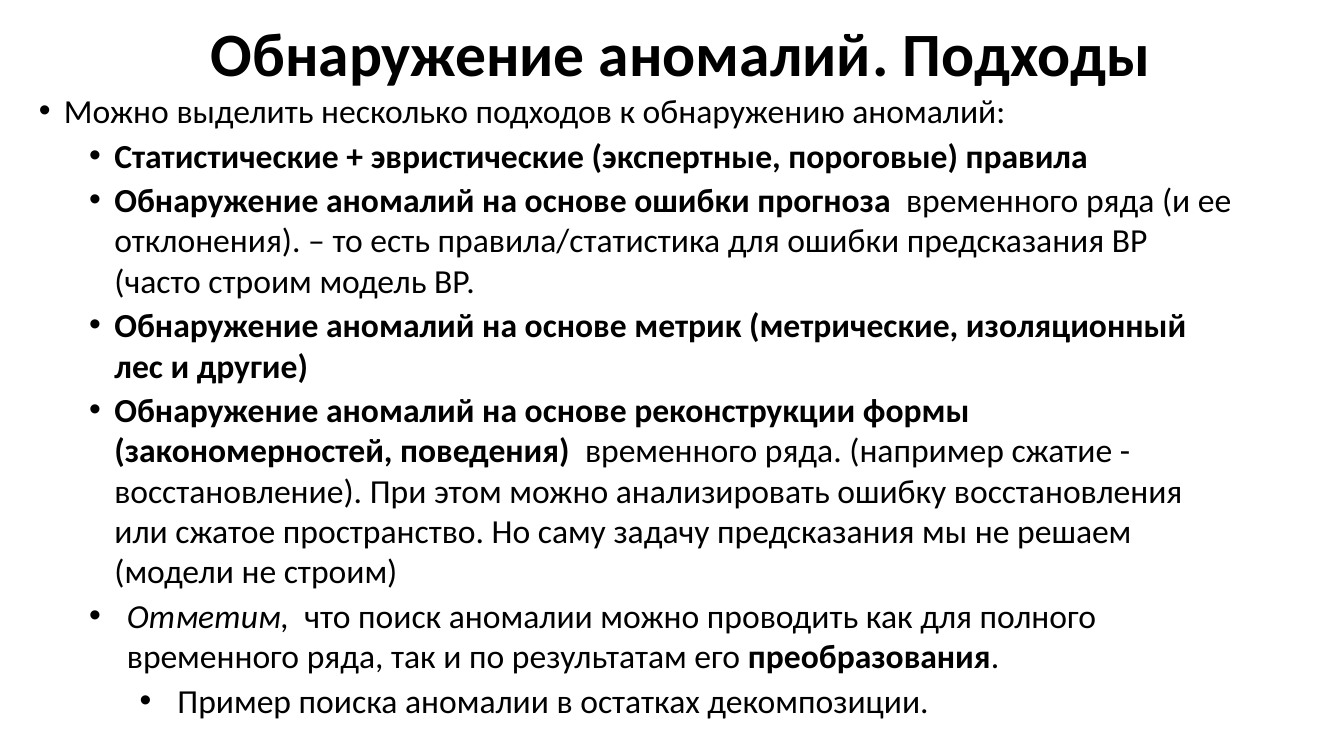
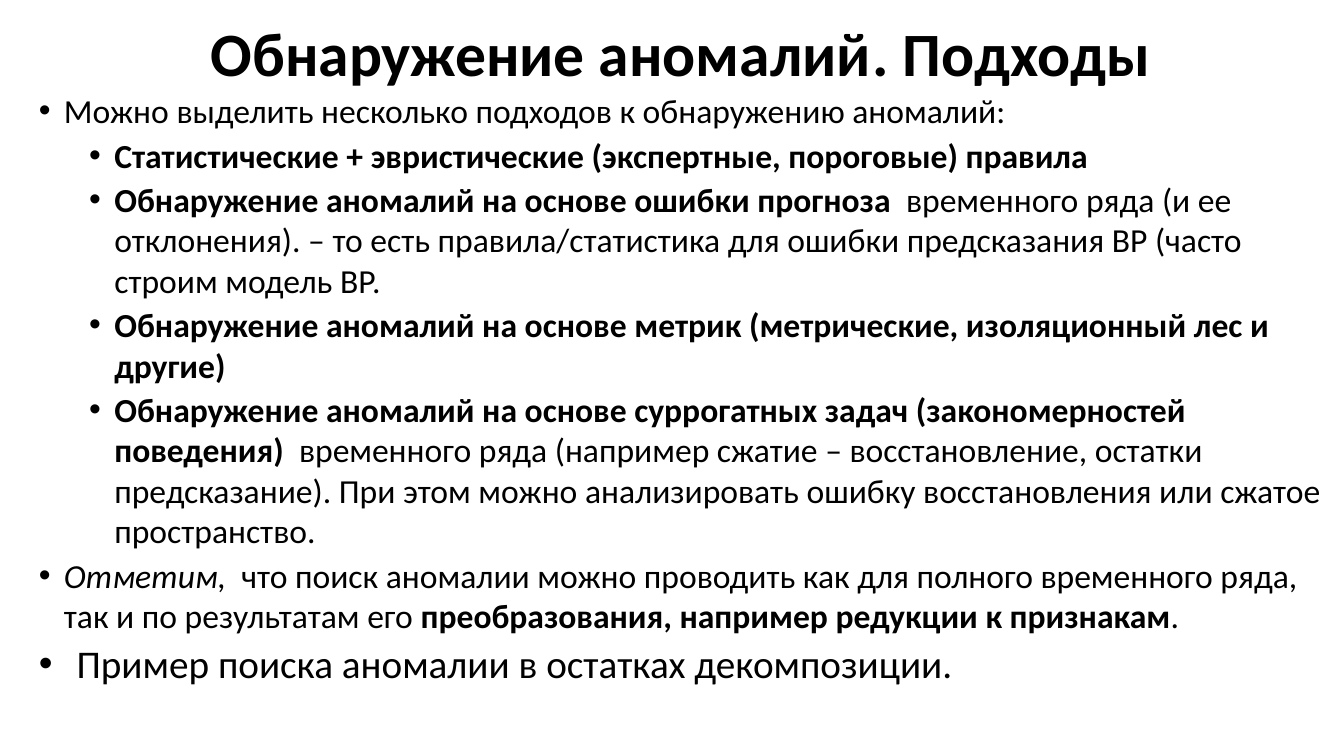
Before and after one commit to MVRonkin/TimeSeriesCourse, a slide deck: slide 10 of 2026/LEC/06-2 Обнаружение аномалий.pptx. Drawn at 1344x756 pixels with LibreOffice and Linux fonts; fonts in the diff are those of the drawing. Boxes give left, top, right and bottom in pixels: in the first picture for what was removed or moved away, otherwise in the second. Text is boxed around its words. In the diff, an @@ line names an element or a change of style, - is before the commit and + after.

```diff
--- a/2026/LEC/06-2 Обнаружение аномалий.pptx
+++ b/2026/LEC/06-2 Обнаружение аномалий.pptx
@@ text at (64, 397, 1320, 634): text changed @@
-  • Обнаружение аномалий на основе реконструкции формы (закономерностей, поведения) временного ряда. (например сжатие - восстановление). При этом можно анализировать ошибку восстановления или сжатое пространство. Но саму задачу предсказания мы не решаем (модели не строим)
-  • Отметим, что поиск аномалии можно проводить как для полного временного ряда, так и по результатам его преобразования.
+  • Обнаружение аномалий на основе суррогатных задач (закономерностей поведения) временного ряда (например сжатие – восстановление, остатки предсказание). При этом можно анализировать ошибку восстановления или сжатое пространство.
+• Отметим, что поиск аномалии можно проводить как для полного временного ряда, так и по результатам его преобразования, например редукции к признакам.
@@ text at (77, 653, 952, 685): size 24 to 28 pt in "Пример поиска аномалии в остатках декомпозиции."; list level 3 to 1 in "Пример поиска аномалии в остатках ..." @@
```
Also in this commit, not shown: 2 other files.
